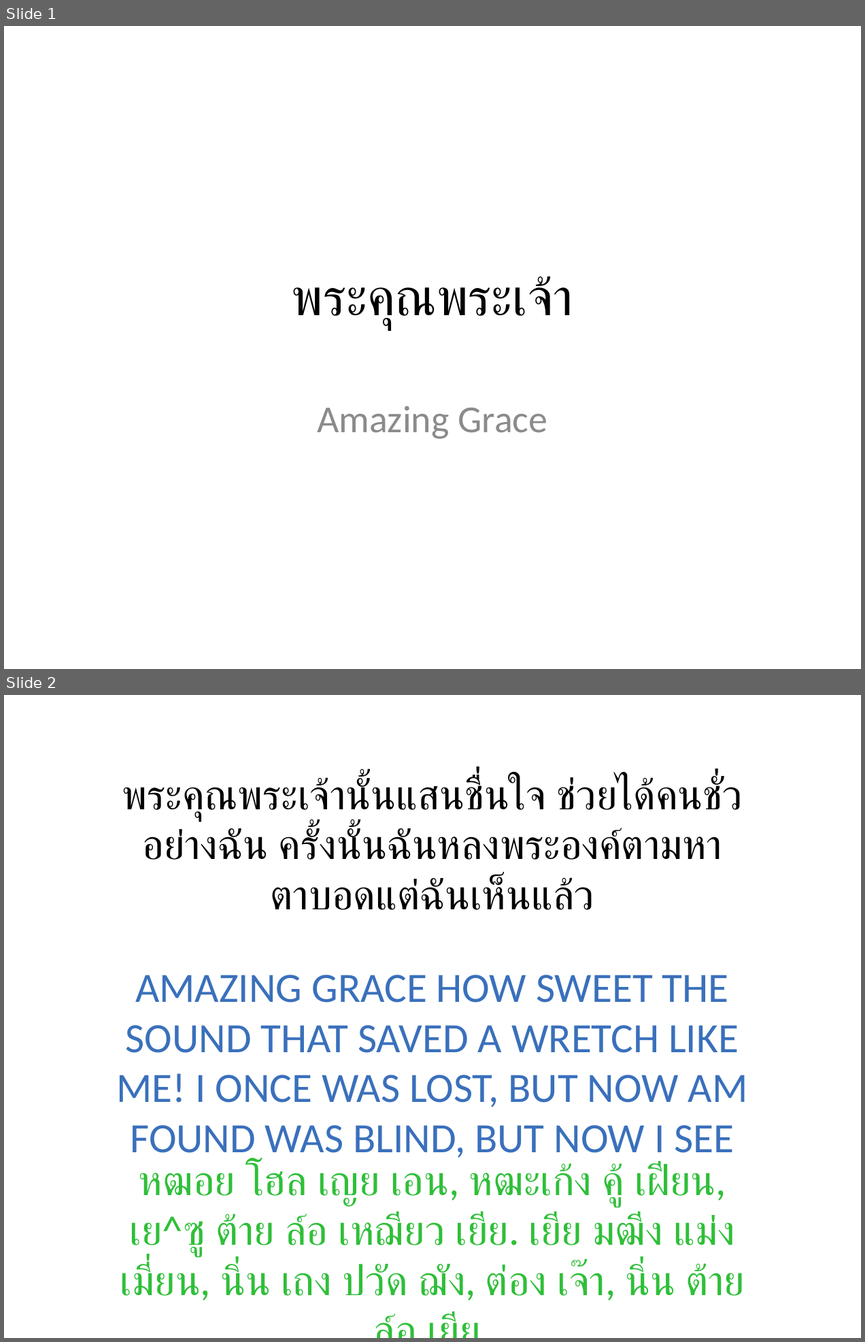
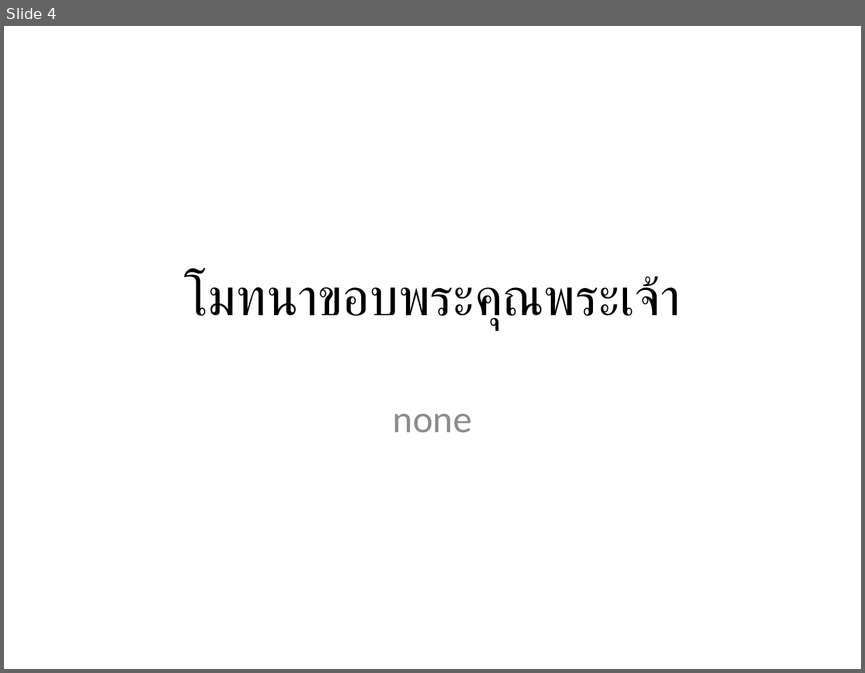
Before and after one commit to mightmay/songpptcreator, a slide deck: finishedppt/WorshipSongs.pptx. Shown one above the other, each under a label of ours: slides 1 and 2 before the commit, slide 4 after it. The pictures are 865x1342 and 865x673 pixels, drawn with LibreOffice and Linux fonts; fonts in the diff are those of the drawing. Boxes give left, top, right and bottom in pixels: in the first picture for what was removed or moved away, otherwise in the second. Text is boxed around its words. In the diff, an @@ line names an element or a change of style, - is before the commit and + after.

```diff
--- a/finishedppt/WorshipSongs.pptx
+++ b/finishedppt/WorshipSongs.pptx
@@ slide 2 removed at <box>4,695,861,1338</box>, background #FFFFFF @@
@@ text removed at <box>122,777,742,910</box> @@
-พระคุณพระเจ้านั้นแสนชื่นใจ ช่วยได้คนชั่วอย่างฉัน ครั้งนั้นฉันหลงพระองค์ตามหา ตาบอดแต่ฉันเห็นแล้ว
@@ text removed at <box>116,974,748,1162</box> @@
-AMAZING GRACE HOW SWEET THE SOUND THAT SAVED A WRETCH LIKE ME! I ONCE WAS LOST, BUT NOW AM FOUND WAS BLIND, BUT NOW I SEE
@@ text removed at <box>120,1162,745,1300</box> @@
-หฒอย โฮล เญย เอน, หฒะเก้ง คู้ เฝียน, เย^ซู ต้าย ล์อ เหฌียว เยีย. เยีย มฒีง แม่ง เมี่ยน, นิ่น เถง ปวัด ฌัง, ต่อง เจ๊า, นิ่น ต้าย ล์อ เยีย.
@@ what was slide 1 is now slide 4 @@
@@ slide 4 changed as well @@
@@ title at <box>184,274,680,329</box>: text changed @@
-พระคุณพระเจ้า
+โมทนาขอบพระคุณพระเจ้า
@@ subtitle at <box>393,414,472,433</box>: text changed @@
-Amazing Grace
+none
```
Also in this commit, not shown: 15 slides added, 11 other slides removed, 4 other files.
